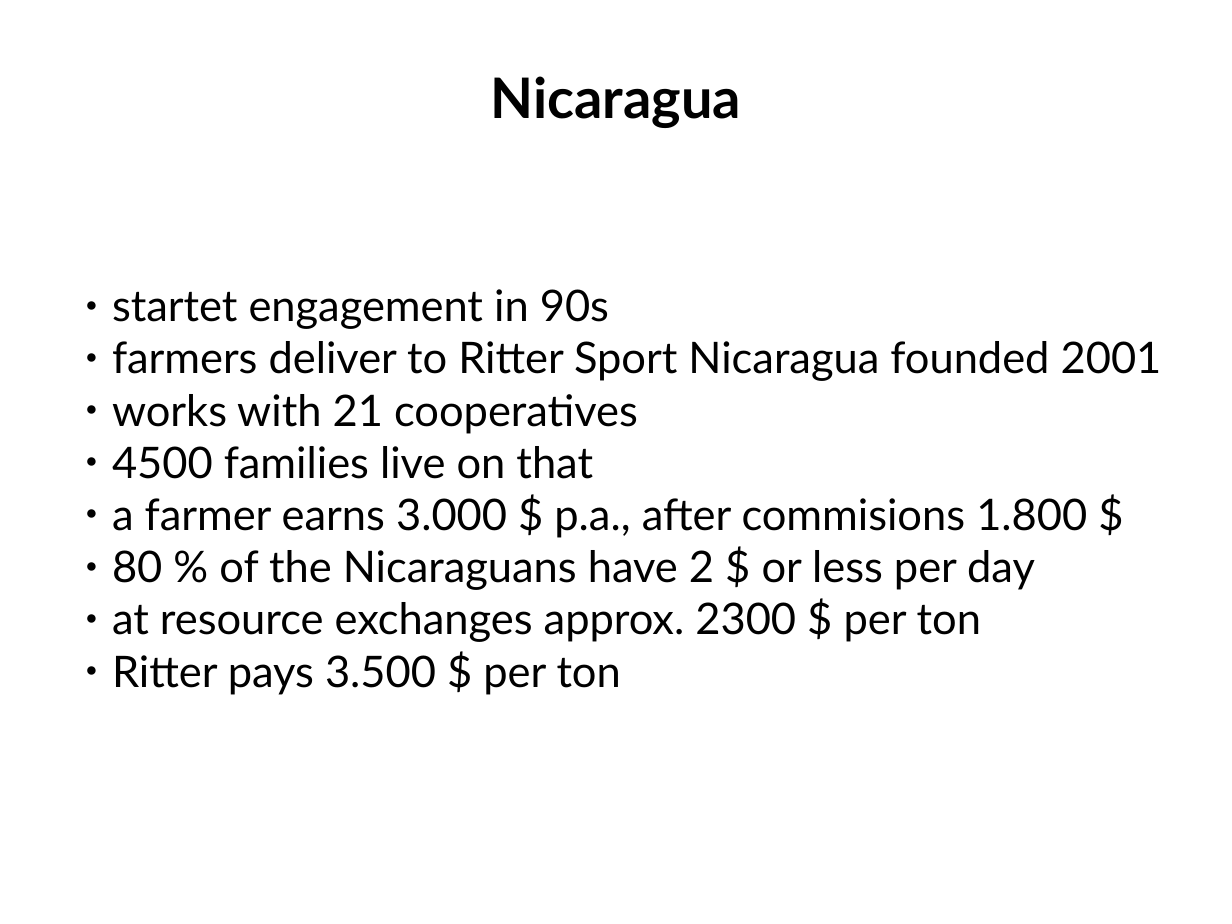
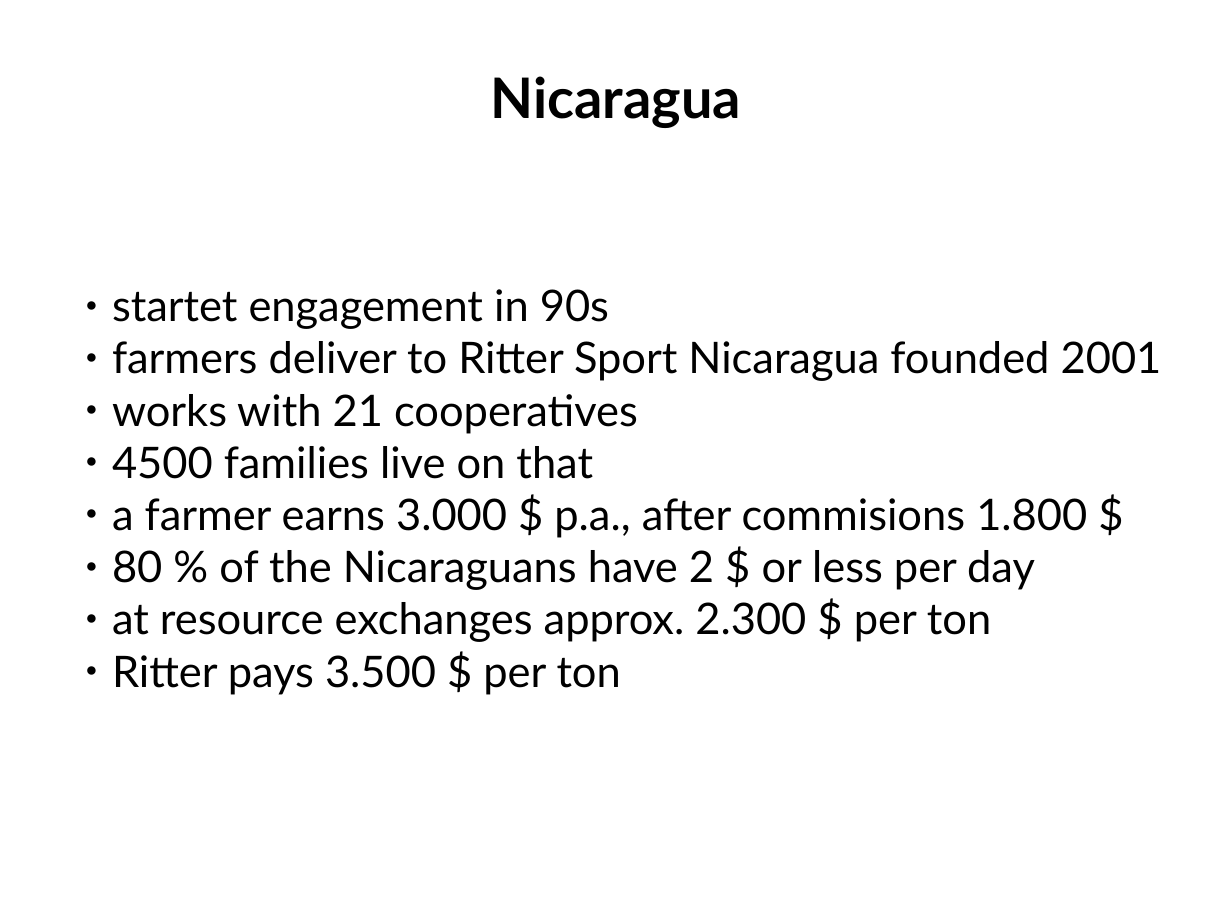
Before and after one commit to Weltraumschaf/Slides, a slide deck: slide 9 of Ritter_Sport/Ritter_Sport.odp. Drawn at 1232x924 pixels with LibreOffice and Linux fonts; fonts in the diff are those of the drawing; background and template pictures are left out. Boxes give left, top, right and bottom in pixels: in the first picture for what was removed or moved away, otherwise in the second. Text is boxed around its words. In the diff, an @@ line names an element or a change of style, - is before the commit and + after.

```diff
--- a/Ritter_Sport/Ritter_Sport.odp
+++ b/Ritter_Sport/Ritter_Sport.odp
@@ text at box(112, 602, 991, 642): text changed @@
-● at resource exchanges approx. 2300 $ per ton
+● at resource exchanges approx. 2.300 $ per ton
```
Also in this commit, not shown: 1 other slide changed, 1 other file.
